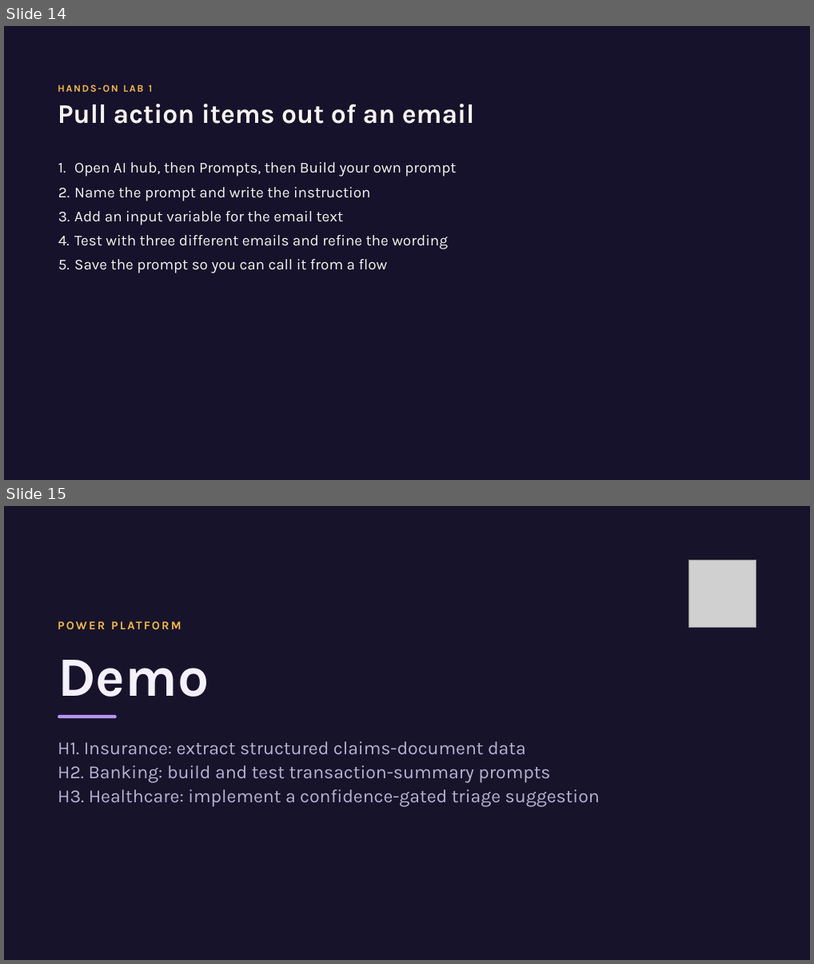
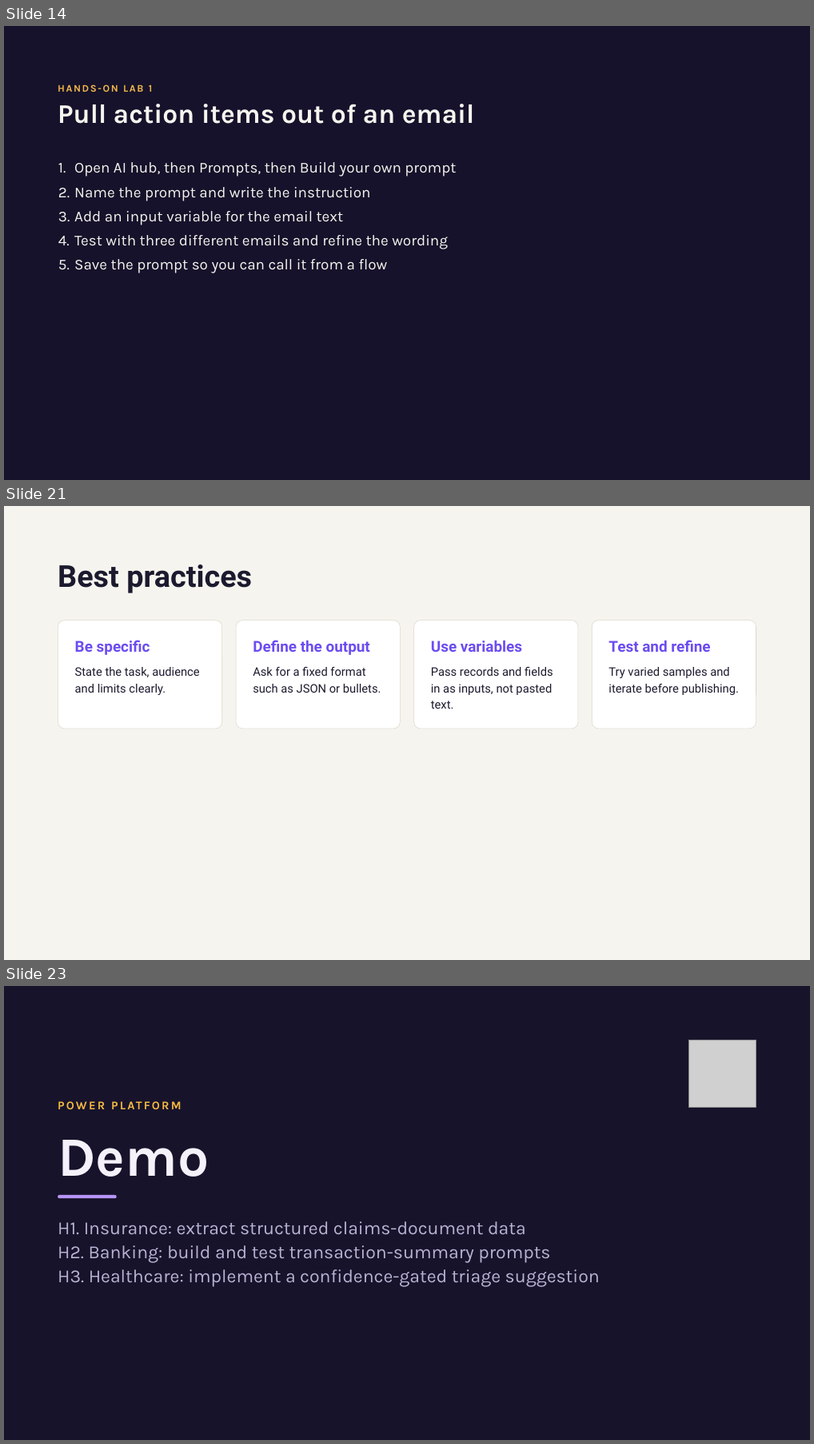
Before and after one commit to JPOWER4/Enterprise-Apps-Agents, a slide deck: Modeule 4 - AI Builder Business Logic and Intelligent.pptx. Shown one above the other, each under a label of ours: slides 14 and 15 before the commit, slides 14, 21 and 23 after it; the slides between them are not shown. The pictures are 814x964 and 814x1444 pixels, drawn with LibreOffice and Linux fonts; fonts in the diff are those of the drawing; grey boxes stand for pictures. Boxes give left, top, right and bottom in pixels: in the first picture for what was removed or moved away, otherwise in the second. Text is boxed around its words. In the diff, an @@ line names an element or a change of style, - is before the commit and + after.

```diff
--- a/Modeule 4 - AI Builder Business Logic and Intelligent.pptx
+++ b/Modeule 4 - AI Builder Business Logic and Intelligent.pptx
@@ slide 21 added at bbox=[4, 506, 810, 960], background #F6F4EE @@
@@ title added at bbox=[58, 564, 252, 593], 36 pt, text #1B1A2E, bold @@
+Best practices
@@ rounded rectangle added at bbox=[58, 620, 222, 728], fill #FFFFFF, outline #DDD8CC 0.5 pt @@
@@ rounded rectangle added at bbox=[236, 620, 401, 728], fill #FFFFFF, outline #DDD8CC 0.5 pt @@
@@ rounded rectangle added at bbox=[414, 620, 578, 728], fill #FFFFFF, outline #DDD8CC 0.5 pt @@
@@ rounded rectangle added at bbox=[593, 620, 757, 728], fill #FFFFFF, outline #DDD8CC 0.5 pt @@
@@ text added at bbox=[75, 640, 150, 655], 18 pt, text #6C4CF1, bold @@
+Be specific
@@ text added at bbox=[253, 640, 370, 655], 18 pt, text #6C4CF1, bold @@
+Define the output
@@ text added at bbox=[431, 640, 522, 652], 18 pt, text #6C4CF1, bold @@
+Use variables
@@ text added at bbox=[609, 640, 710, 652], 18 pt, text #6C4CF1, bold @@
+Test and refine
@@ text added at bbox=[75, 667, 199, 695], 14 pt, text #1B1A2E @@
+State the task, audience and limits clearly.
@@ text added at bbox=[253, 667, 382, 692], 14 pt, text #1B1A2E @@
+Ask for a fixed format such as JSON or bullets.
@@ text added at bbox=[431, 667, 553, 708], 14 pt, text #1B1A2E @@
+Pass records and fields in as inputs, not pasted text.
@@ text added at bbox=[609, 667, 739, 695], 14 pt, text #1B1A2E @@
+Try varied samples and iterate before publishing.
@@ what was slide 15 is now slide 23 @@
```
Also in this commit, not shown: 7 other slides added, 1 other file.
